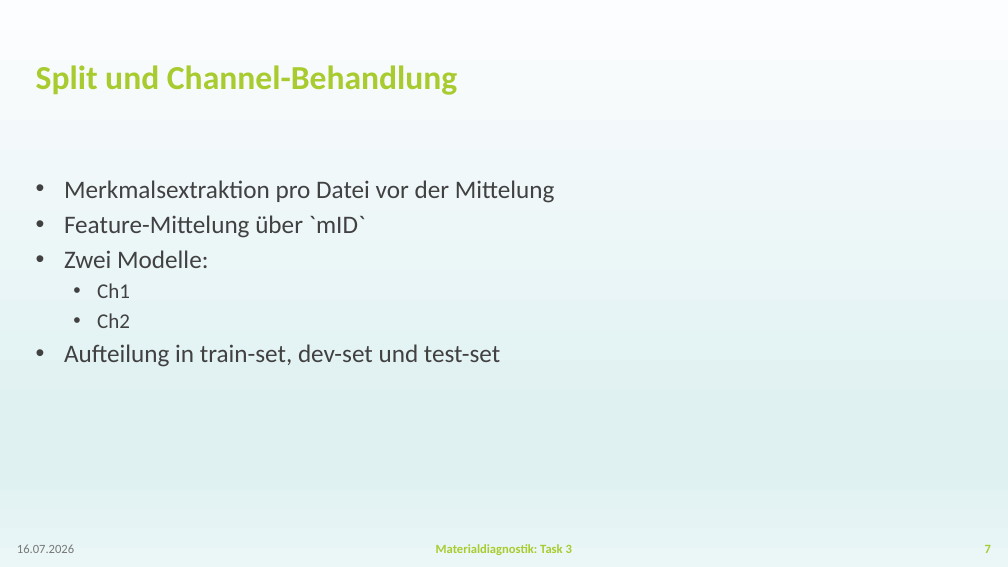
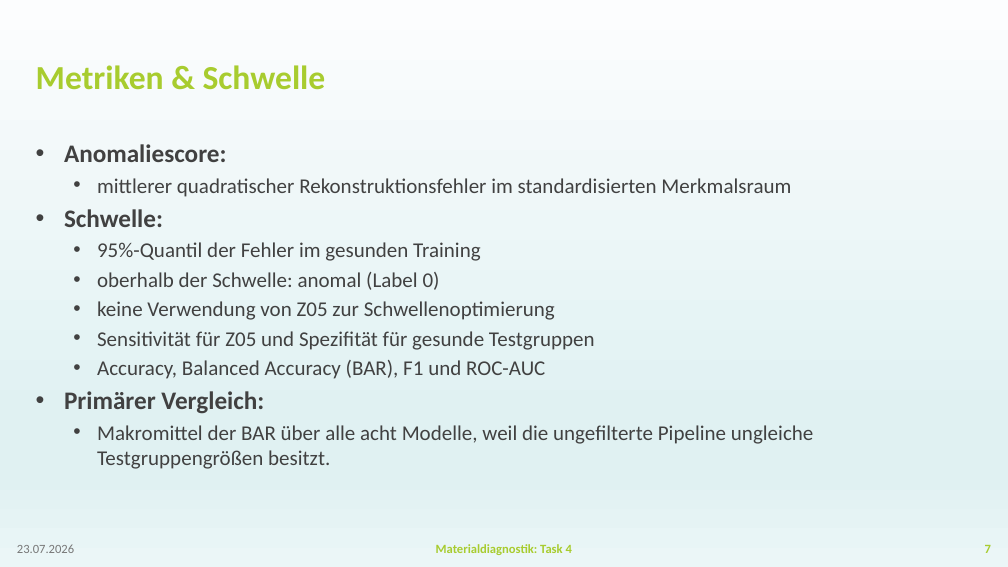
Before and after one commit to BGielczynski/AI_diagnostics, a slide deck: slide 7 of Task_4/Presentation_Task4.pptx. Drawn at 1008x567 pixels with LibreOffice and Linux fonts; fonts in the diff are those of the drawing; background and template pictures are left out. Boxes give left, top, right and bottom in pixels: in the first picture for what was removed or moved away, otherwise in the second. Text is boxed around its words. In the diff, an @@ line names an element or a change of style, - is before the commit and + after.

```diff
--- a/Task_4/Presentation_Task4.pptx
+++ b/Task_4/Presentation_Task4.pptx
@@ title at bbox=[36, 65, 326, 90]: text changed @@
-Split und Channel-Behandlung
+Metriken & Schwelle
@@ text at bbox=[64, 144, 813, 469]: text changed; size 24 to 20 pt @@
-• Merkmalsextraktion pro Datei vor der Mittelung
-• Feature-Mittelung über `mID`
-• Zwei Modelle:
-  • Ch1
-  • Ch2
-• Aufteilung in train-set, dev-set und test-set
+• Anomaliescore:
+  • mittlerer quadratischer Rekonstruktionsfehler im standardisierten Merkmalsraum
+• Schwelle:
+  • 95%-Quantil der Fehler im gesunden Training
+  • oberhalb der Schwelle: anomal (Label 0)
+  • keine Verwendung von Z05 zur Schwellenoptimierung
+  • Sensitivität für Z05 und Spezifität für gesunde Testgruppen
+  • Accuracy, Balanced Accuracy (BAR), F1 und ROC-AUC
+• Primärer Vergleich:
+  • Makromittel der BAR über alle acht Modelle, weil die ungefilterte Pipeline ungleiche Testgruppengrößen besitzt.
@@ text at bbox=[17, 544, 74, 553]: text changed @@
-16.07.2026
+23.07.2026
@@ text at bbox=[436, 544, 572, 555]: text changed @@
-Materialdiagnostik: Task 3
+Materialdiagnostik: Task 4
```
Also in this commit, not shown: 17 other slides changed, 1 slide added, 1 slide removed, 3 other files.
